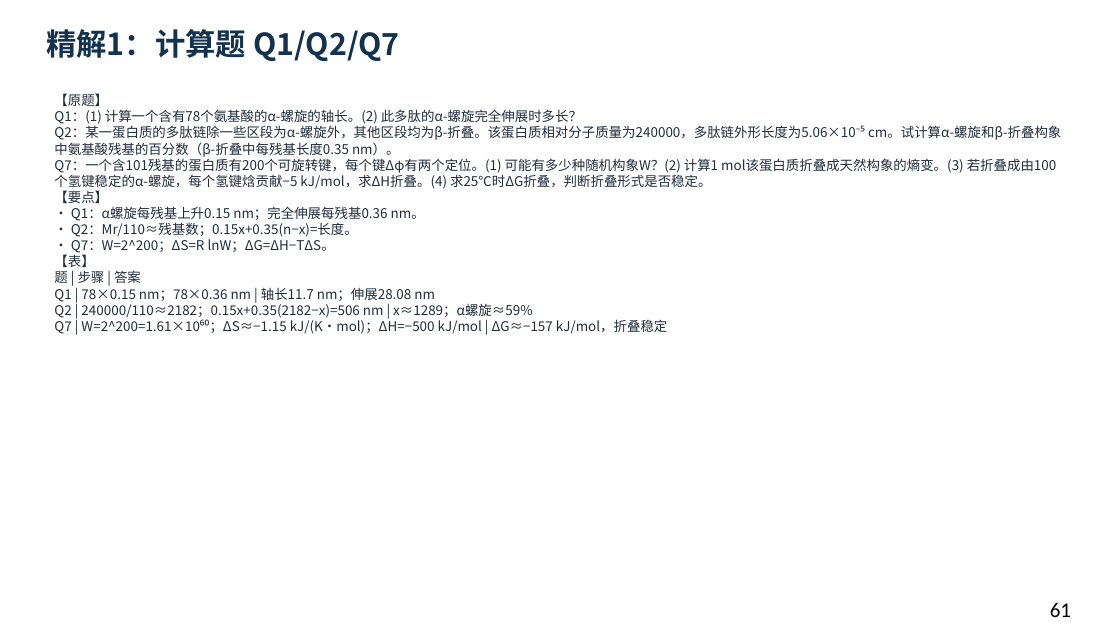
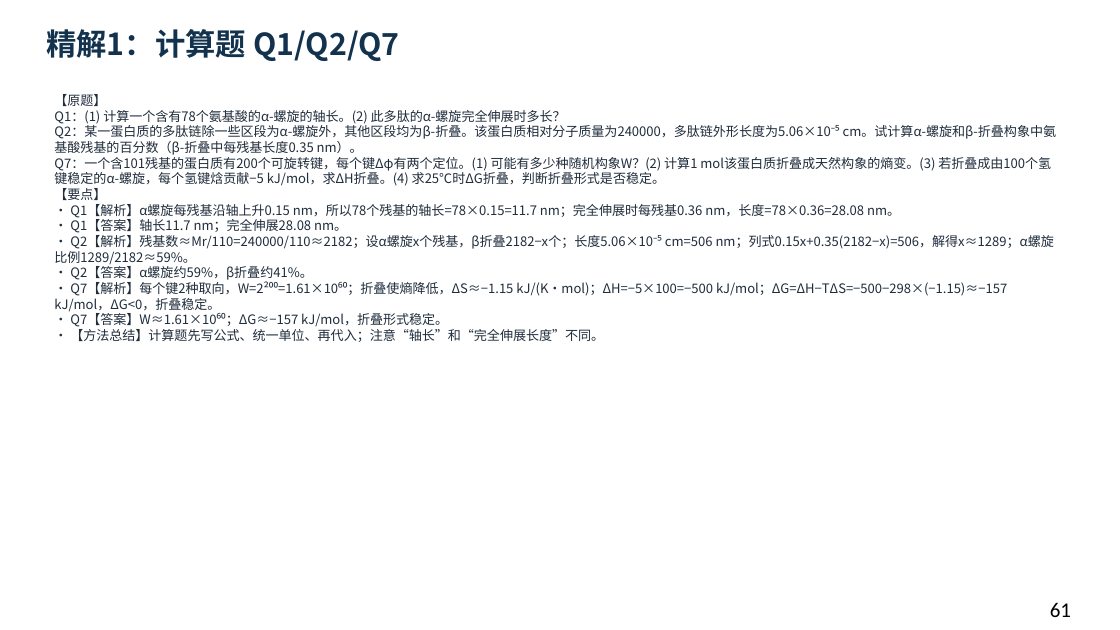
Before and after one commit to newkan-li/Biochemistry, a slide deck: slide 61 of downloads/bc03-ai-style.pptx. Drawn at 1120x630 pixels with LibreOffice and Linux fonts; fonts in the diff are those of the drawing. Boxes give left, top, right and bottom in pixels: in the first picture for what was removed or moved away, otherwise in the second. Text is boxed around its words. In the diff, an @@ line names an element or a change of style, - is before the commit and + after.

Commit message:
bc03全部精解页改为原题→解析→答案;精解2 Q4/Q5/Q6/Q9/Q11补步骤,去掉压缩表格;下载版更新;版本20261112j

```diff
--- a/downloads/bc03-ai-style.pptx
+++ b/downloads/bc03-ai-style.pptx
@@ text at (54, 94, 1056, 342): text changed; size 11.5 to 11.2 pt @@
-【原题】
-Q1：(1) 计算一个含有78个氨基酸的α-螺旋的轴长。(2) 此多肽的α-螺旋完全伸展时多长？
-Q2：某一蛋白质的多肽链除一些区段为α-螺旋外，其他区段均为β-折叠。该蛋白质相对分子质量为240000，多肽链外形长度为5.06×10⁻⁵ cm。试计算α-螺旋和β-折叠构象中氨基酸残基的百分数（β-折叠中每残基长度0.35 nm）。
-Q7：一个含101残基的蛋白质有200个可旋转键，每个键Δφ有两个定位。(1) 可能有多少种随机构象W？(2) 计算1 mol该蛋白质折叠成天然构象的熵变。(3) 若折叠成由100个氢键稳定的α-螺旋，每个氢键焓贡献−5 kJ/mol，求ΔH折叠。(4) 求25℃时ΔG折叠，判断折叠形式是否稳定。
-【要点】
-• Q1：α螺旋每残基上升0.15 nm；完全伸展每残基0.36 nm。
-• Q2：Mr/110≈残基数；0.15x+0.35(n−x)=长度。
-• Q7：W=2^200；ΔS=R lnW；ΔG=ΔH−TΔS。
-【表】
-题 | 步骤 | 答案
-Q1 | 78×0.15 nm；78×0.36 nm | 轴长11.7 nm；伸展28.08 nm
-Q2 | 240000/110≈2182；0.15x+0.35(2182−x)=506 nm | x≈1289；α螺旋≈59%
-Q7 | W=2^200=1.61×10⁶⁰；ΔS≈−1.15 kJ/(K·mol)；ΔH=−500 kJ/mol | ΔG≈−157 kJ/mol，折叠稳定
+【原题】
+Q1：(1) 计算一个含有78个氨基酸的α-螺旋的轴长。(2) 此多肽的α-螺旋完全伸展时多长？
+Q2：某一蛋白质的多肽链除一些区段为α-螺旋外，其他区段均为β-折叠。该蛋白质相对分子质量为240000，多肽链外形长度为5.06×10⁻⁵ cm。试计算α-螺旋和β-折叠构象中氨基酸残基的百分数（β-折叠中每残基长度0.35 nm）。
+Q7：一个含101残基的蛋白质有200个可旋转键，每个键Δφ有两个定位。(1) 可能有多少种随机构象W？(2) 计算1 mol该蛋白质折叠成天然构象的熵变。(3) 若折叠成由100个氢键稳定的α-螺旋，每个氢键焓贡献−5 kJ/mol，求ΔH折叠。(4) 求25℃时ΔG折叠，判断折叠形式是否稳定。
+【要点】
+• Q1【解析】α螺旋每残基沿轴上升0.15 nm，所以78个残基的轴长=78×0.15=11.7 nm；完全伸展时每残基0.36 nm，长度=78×0.36=28.08 nm。
+• Q1【答案】轴长11.7 nm；完全伸展28.08 nm。
+• Q2【解析】残基数≈Mr/110=240000/110≈2182；设α螺旋x个残基，β折叠2182−x个；长度5.06×10⁻⁵ cm=506 nm；列式0.15x+0.35(2182−x)=506，解得x≈1289；α螺旋比例1289/2182≈59%。
+• Q2【答案】α螺旋约59%，β折叠约41%。
+• Q7【解析】每个键2种取向，W=2²⁰⁰=1.61×10⁶⁰；折叠使熵降低，ΔS≈−1.15 kJ/(K·mol)；ΔH=−5×100=−500 kJ/mol；ΔG=ΔH−TΔS=−500−298×(−1.15)≈−157 kJ/mol，ΔG<0，折叠稳定。
+• Q7【答案】W≈1.61×10⁶⁰；ΔG≈−157 kJ/mol，折叠形式稳定。
+• 【方法总结】计算题先写公式、统一单位、再代入；注意“轴长”和“完全伸展长度”不同。
```
Also in this commit, not shown: 81 other slides changed, 5 other files.
